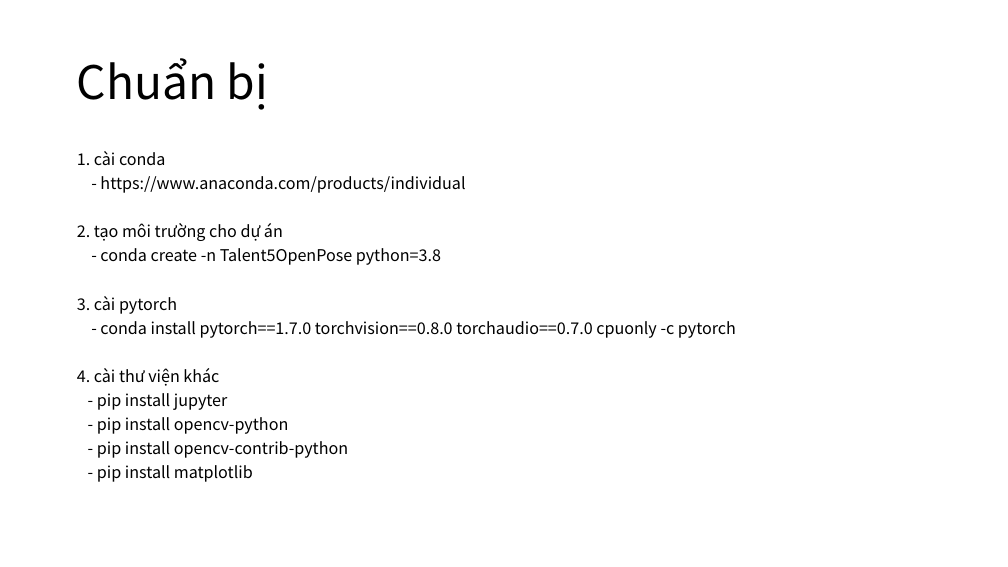
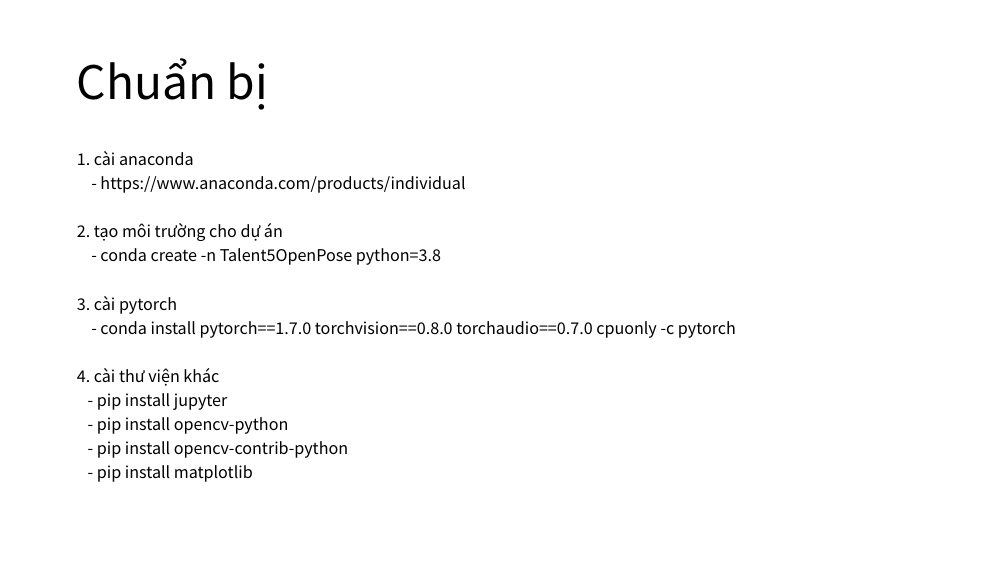
Before and after one commit to makotovnjp/Talent5OpenPose, a slide deck: slide 3 of doc/Talent5OpenPoseWeek1.pptx. Drawn at 1008x567 pixels with LibreOffice and Linux fonts; fonts in the diff are those of the drawing. Boxes give left, top, right and bottom in pixels: in the first picture for what was removed or moved away, otherwise in the second. Text is boxed around its words. In the diff, an @@ line names an element or a change of style, - is before the commit and + after.

```diff
--- a/doc/Talent5OpenPoseWeek1.pptx
+++ b/doc/Talent5OpenPoseWeek1.pptx
@@ text at [77,151,194,165]: text changed @@
-1. cài conda
+1. cài anaconda
```
Also in this commit, not shown: 5 other slides changed, 1 slide added, 2 other files.
